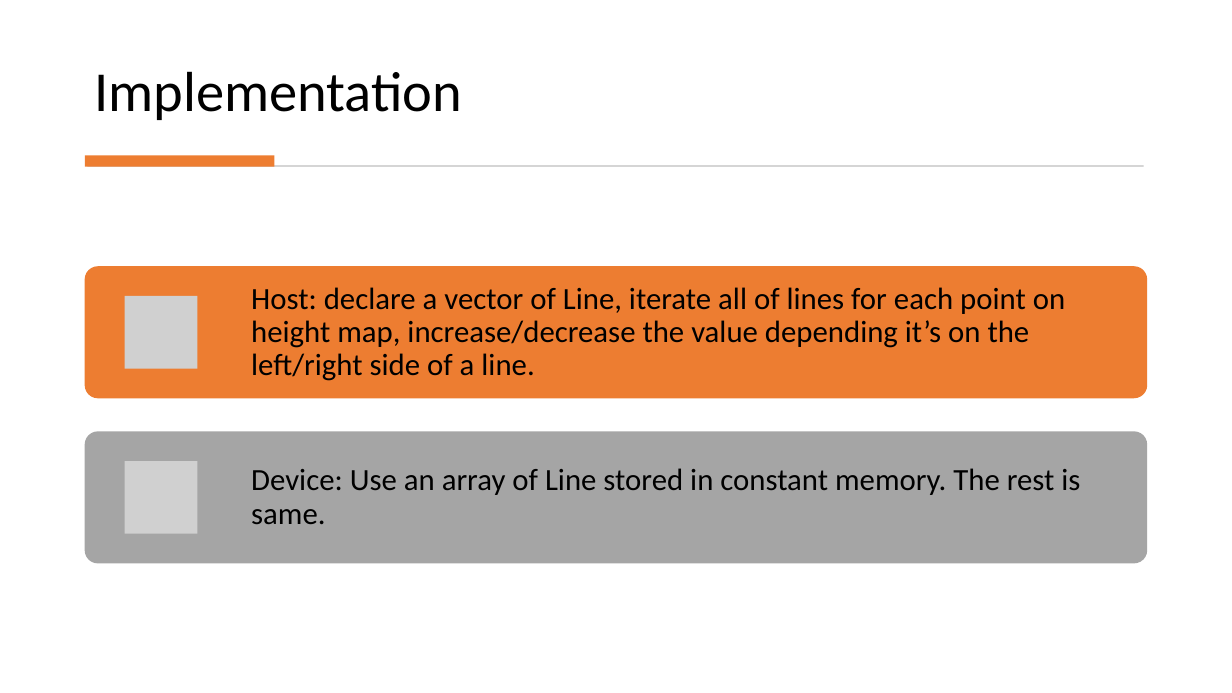
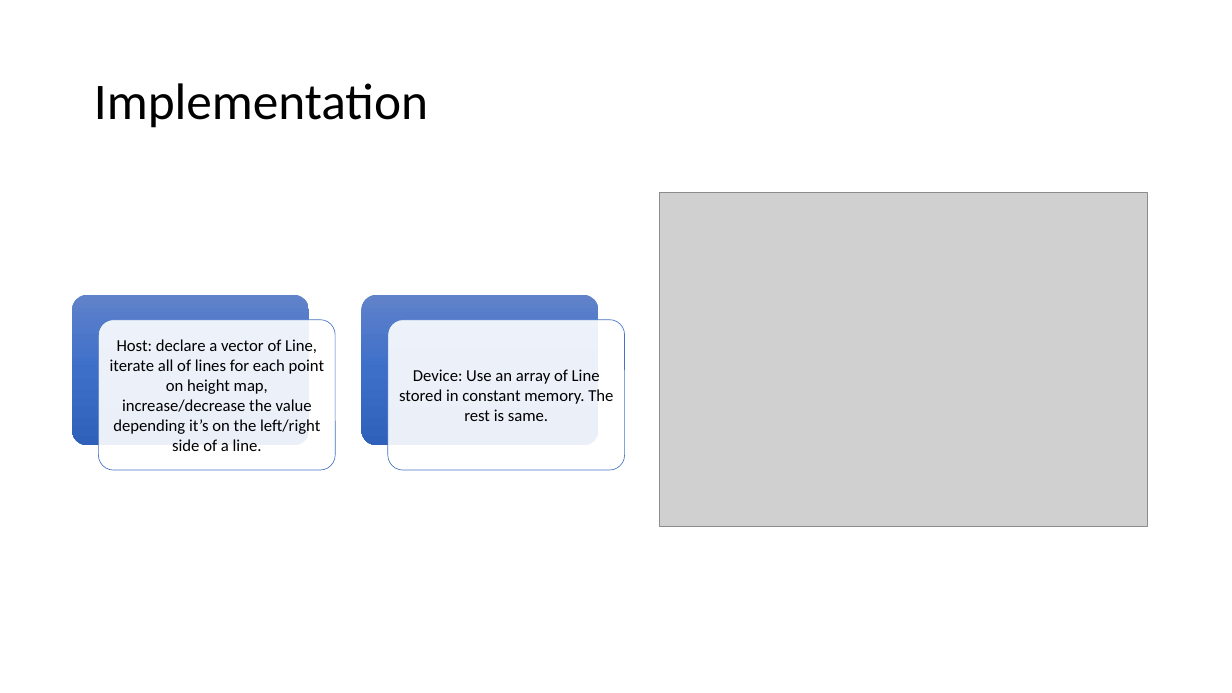
Before and after one commit to HarryPyc/Purdue_CGT620_Assigns, a slide deck: slide 2 of Random Faults CUDA/Presentation.pptx. Drawn at 1232x693 pixels with LibreOffice and Linux fonts; fonts in the diff are those of the drawing; grey boxes stand for pictures. Boxes give left, top, right and bottom in pixels: in the first picture for what was removed or moved away, otherwise in the second. Text is boxed around its words. In the diff, an @@ line names an element or a change of style, - is before the commit and + after.

```diff
--- a/Random Faults CUDA/Presentation.pptx
+++ b/Random Faults CUDA/Presentation.pptx
@@ title "Implementation": place and size @@
-title "Implementation" at bbox=[94, 71, 462, 120]
+title "Implementation" at bbox=[94, 83, 428, 128]
@@ title "Implementation" at bbox=[94, 83, 428, 128]: size 44 to 40 pt; vertical alignment bottom to middle @@
@@ rectangle removed at bbox=[85, 155, 274, 166] @@
@@ rectangle removed at bbox=[88, 165, 1144, 167] @@
@@ picture added at bbox=[660, 192, 1148, 527] @@
@@ text "Host: declare a vector of ..." at bbox=[110, 339, 324, 451]: size 24 to 13 pt; alignment left to centre; line spacing 0.9 to 1; less space between paragraphs @@
@@ text "Host: declare a vector of ...": place and size @@
-text "Host: declare a vector of ..." at bbox=[251, 287, 1065, 381]
+text "Host: declare a vector of ..." at bbox=[110, 339, 324, 451]
@@ group added at bbox=[72, 295, 625, 470]: 4 rounded rectangles @@
@@ text "Device: Use an array of ...": place and size @@
-text "Device: Use an array of ..." at bbox=[251, 468, 1080, 524]
+text "Device: Use an array of ..." at bbox=[399, 369, 613, 421]
@@ text "Device: Use an array of ..." at bbox=[399, 369, 613, 421]: size 24 to 13 pt; alignment left to centre; line spacing 0.9 to 1; less space between paragraphs @@
@@ group removed at bbox=[85, 266, 1148, 564]: 2 rounded rectangles, 2 pictures @@
```
Also in this commit, not shown: 1 other file.
